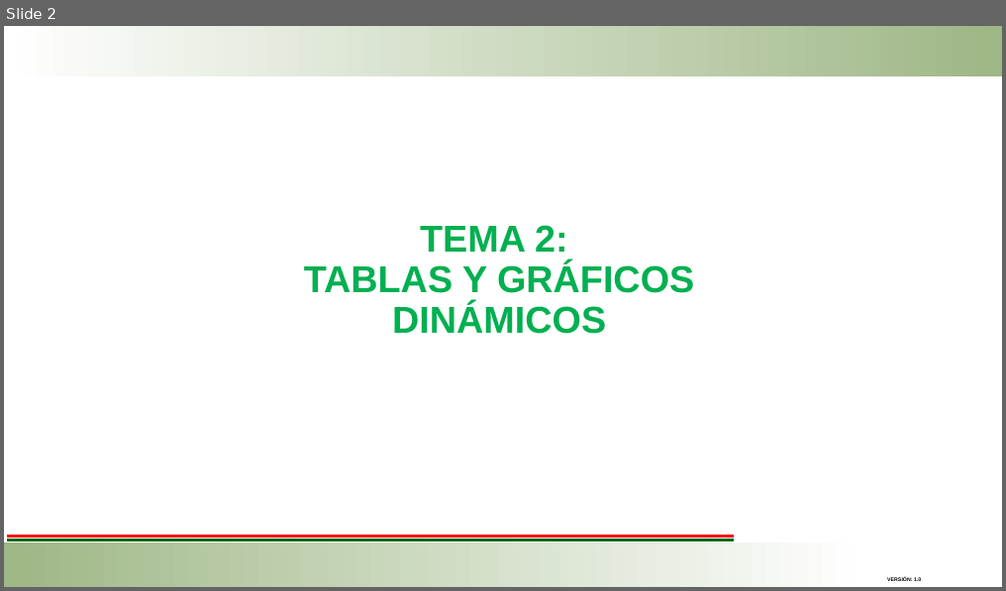
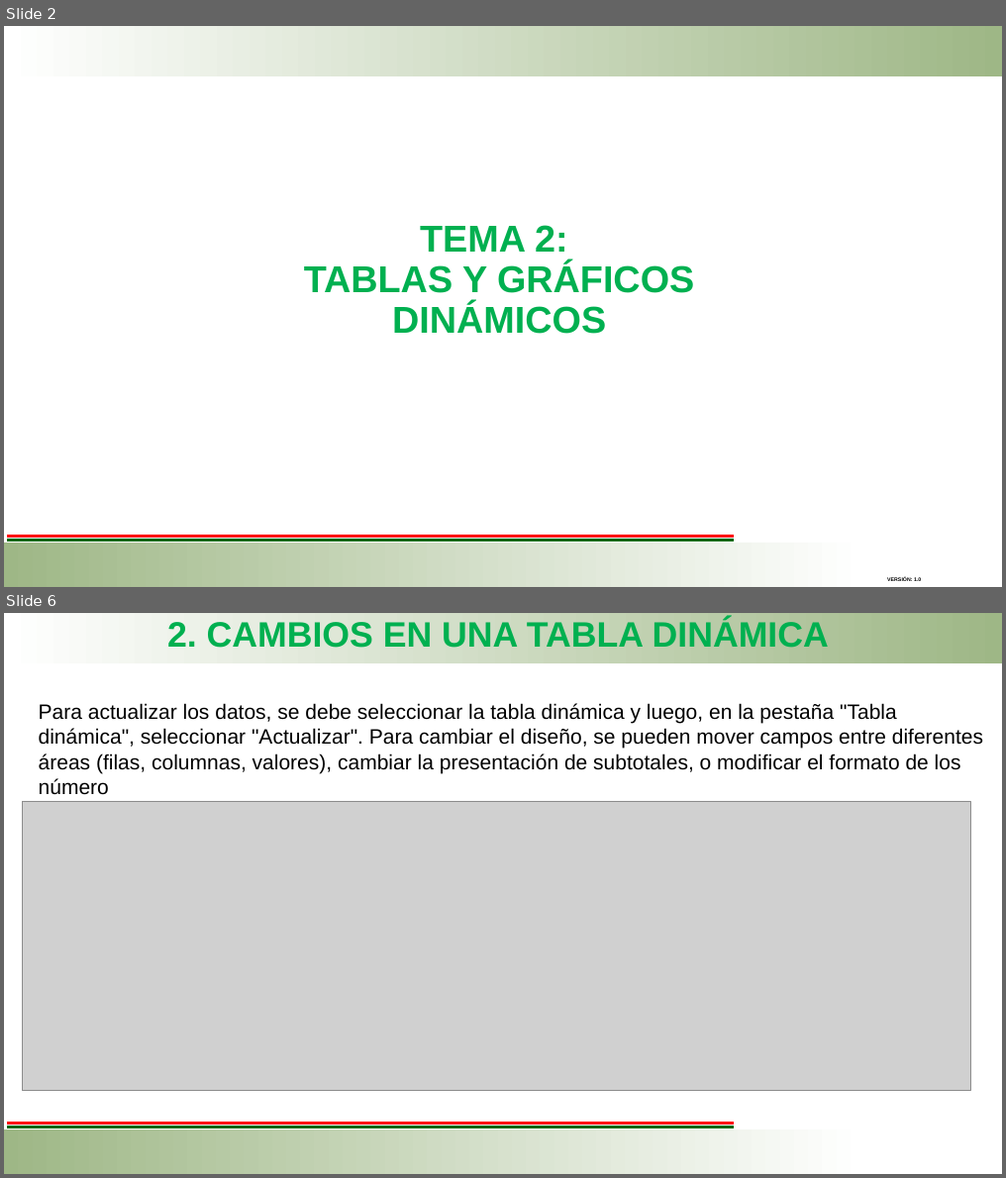
Before and after one commit to ejmerino/software-engineering, a slide deck: Vinculacion/Presentación Aplicacion de Tablas y Graficos Dinamicos.pptx. Shown one above the other, each under a label of ours: slide 2 before the commit, slides 2 and 6 after it; the slides between them are not shown. The pictures are 1006x591 and 1006x1178 pixels, drawn with LibreOffice and Linux fonts; fonts in the diff are those of the drawing; grey boxes stand for pictures; background and template pictures are left out. Boxes give left, top, right and bottom in pixels: in the first picture for what was removed or moved away, otherwise in the second. Text is boxed around its words. In the diff, an @@ line names an element or a change of style, - is before the commit and + after.

```diff
--- a/Vinculacion/Presentación Aplicacion de Tablas y Graficos Dinamicos.pptx
+++ b/Vinculacion/Presentación Aplicacion de Tablas y Graficos Dinamicos.pptx
@@ slide 6 added at <box>4,613,1002,1174</box>, background #FFFFFF; not listed: 4 template elements that a slide beside it also shows @@
@@ text added at <box>167,619,829,648</box>, 34 pt, text #00B050, bold @@
+2. CAMBIOS EN UNA TABLA DINÁMICA
@@ text added at <box>39,703,983,795</box>, 20 pt, text #000000 @@
+Para actualizar los datos, se debe seleccionar la tabla dinámica y luego, en la pestaña "Tabla dinámica", seleccionar "Actualizar". Para cambiar el diseño, se pueden mover campos entre diferentes áreas (filas, columnas, valores), cambiar la presentación de subtotales, o modificar el formato de los número
@@ picture added at <box>22,801,971,1090</box> @@
```
Also in this commit, not shown: 2 slides changed, 12 other slides added, 40 slides removed.
